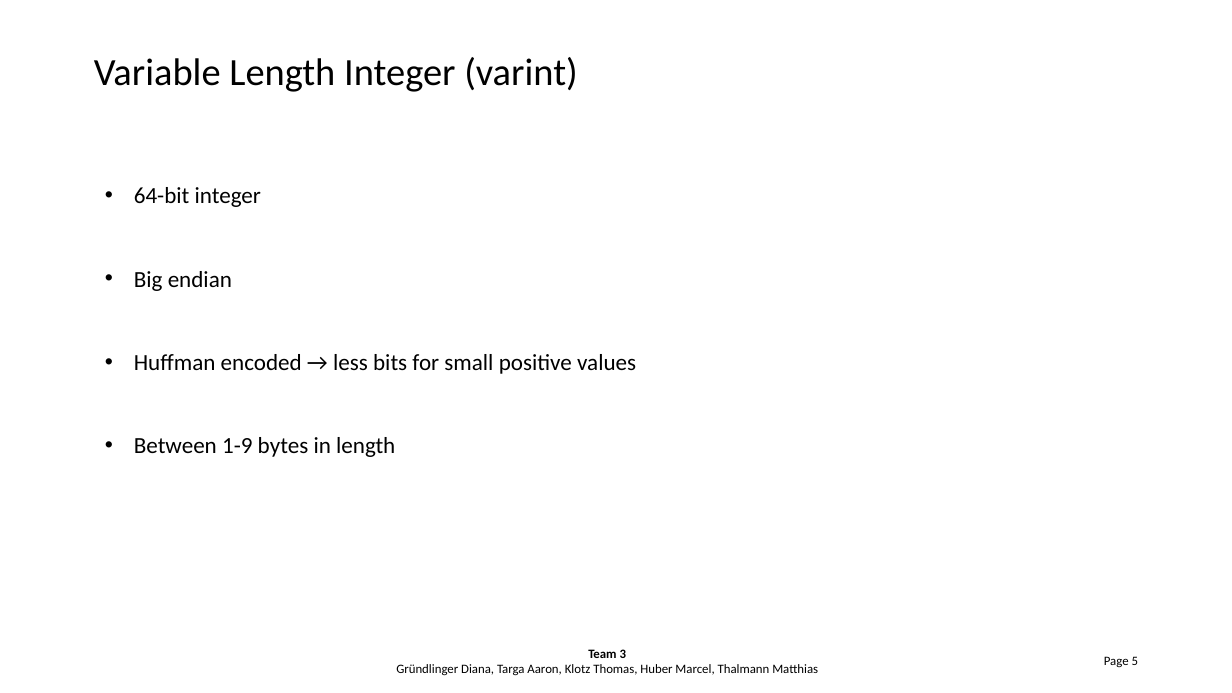
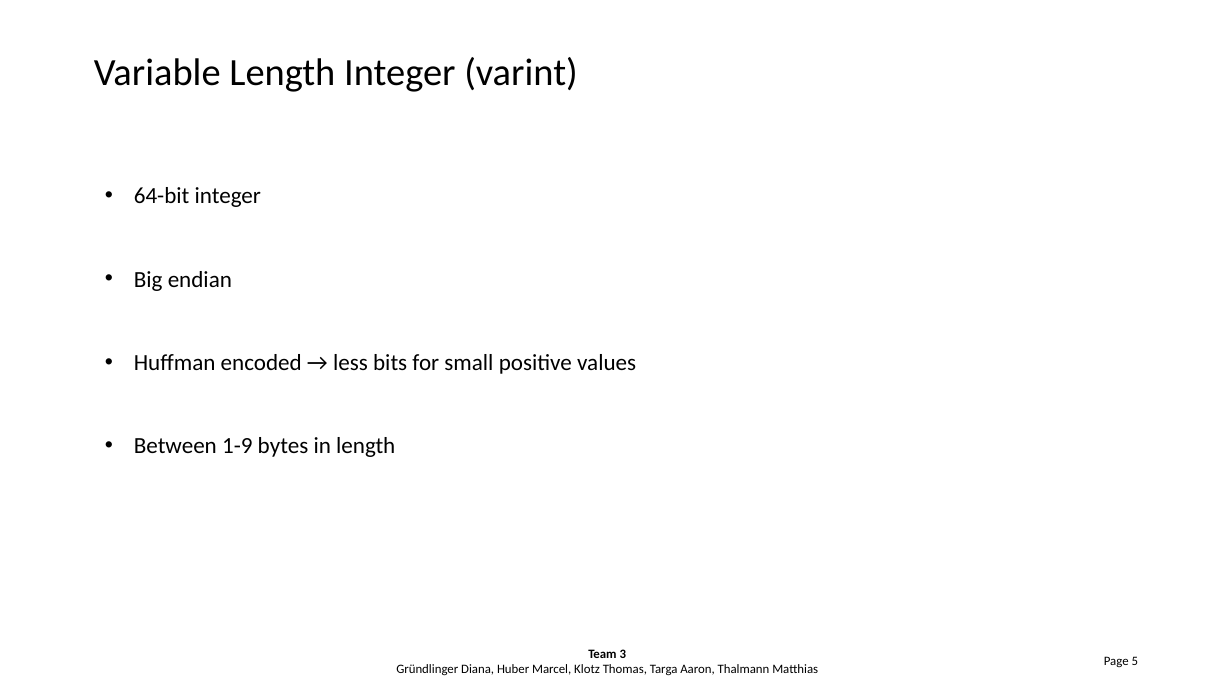
Before and after one commit to Hegl1/archimpl, a slide deck: slide 5 of tasks/task2/task2_presentation.pptx. Drawn at 1232x693 pixels with LibreOffice and Linux fonts; fonts in the diff are those of the drawing; background and template pictures are left out. Boxes give left, top, right and bottom in pixels: in the first picture for what was removed or moved away, otherwise in the second. Text is boxed around its words. In the diff, an @@ line names an element or a change of style, - is before the commit and + after.

```diff
--- a/tasks/task2/task2_presentation.pptx
+++ b/tasks/task2/task2_presentation.pptx
@@ text at [396,649,818,676]: text changed @@
-Team 3
-Gründlinger Diana, Targa Aaron, Klotz Thomas, Huber Marcel, Thalmann Matthias
+Team 3
+Gründlinger Diana, Huber Marcel, Klotz Thomas, Targa Aaron, Thalmann Matthias
```
Also in this commit, not shown: 7 other slides changed, 1 other file.
